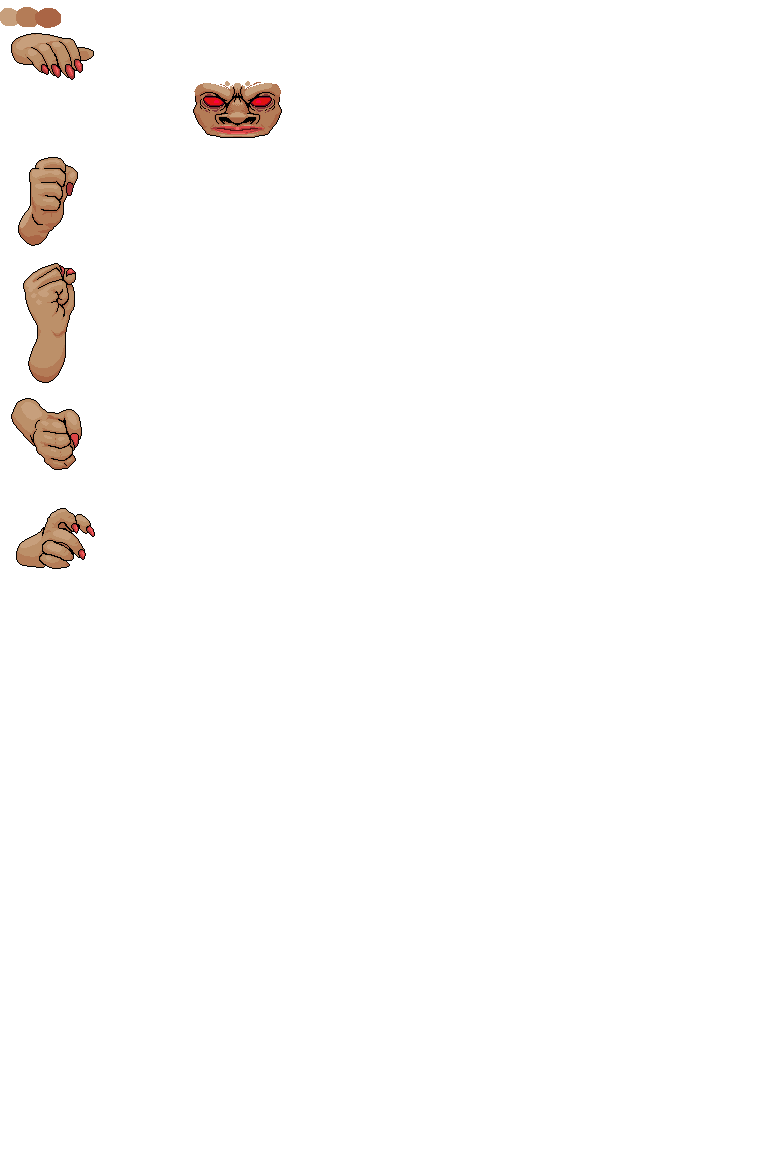
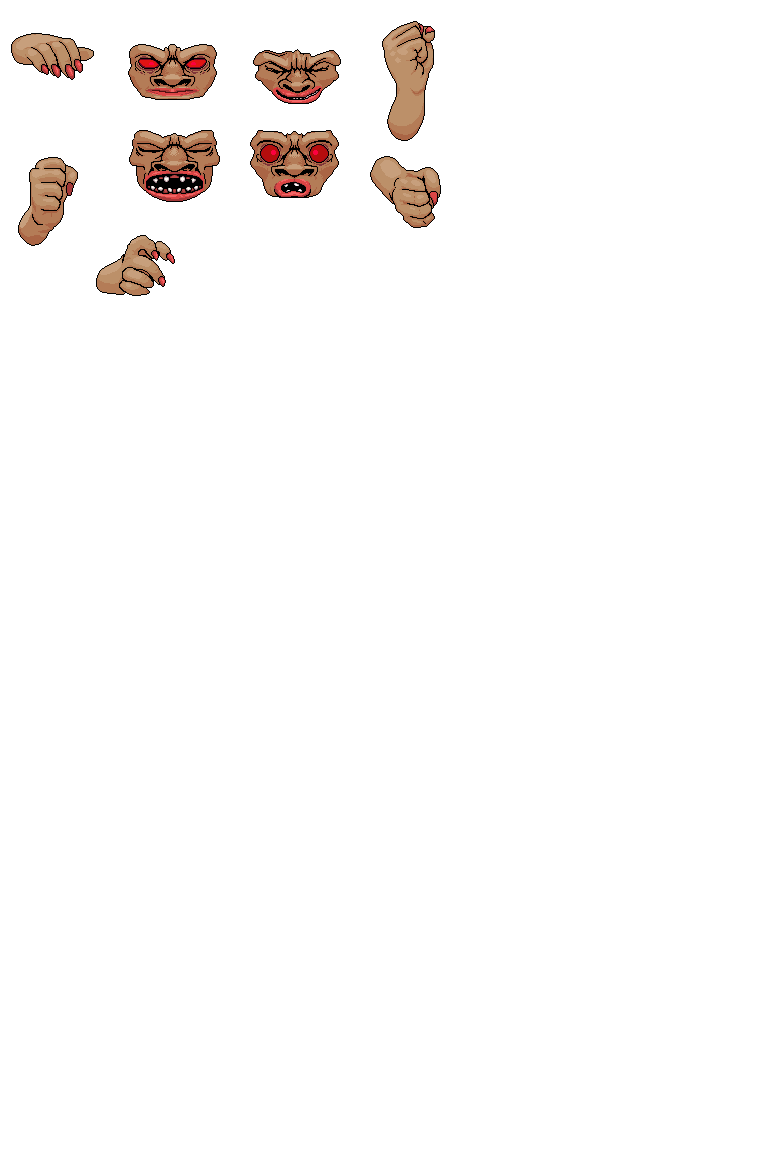
Layer changes from the first 778 × 1153 image to the second:
added layer "Colors (combinado)" above "Colors" over [11, 21, 441, 296]
hid "Colors", painted on it over [0, 7, 441, 569]
hid "Outline", painted on it over [11, 33, 441, 569]
hid "Eyes", painted on it over [202, 94, 441, 228]
hid group "Nails" (3 layers) over [42, 263, 94, 559]
hid group "Skin" (5 layers) over [12, 34, 441, 569]
painted on "Lightcolor" over [194, 81, 441, 228]
painted on "MidShadows" over [194, 82, 441, 228]
